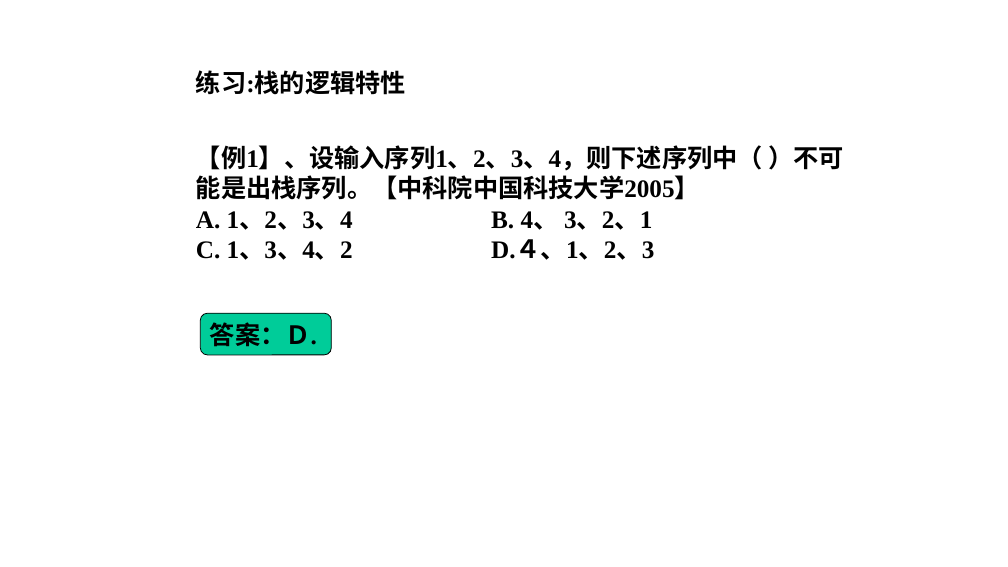
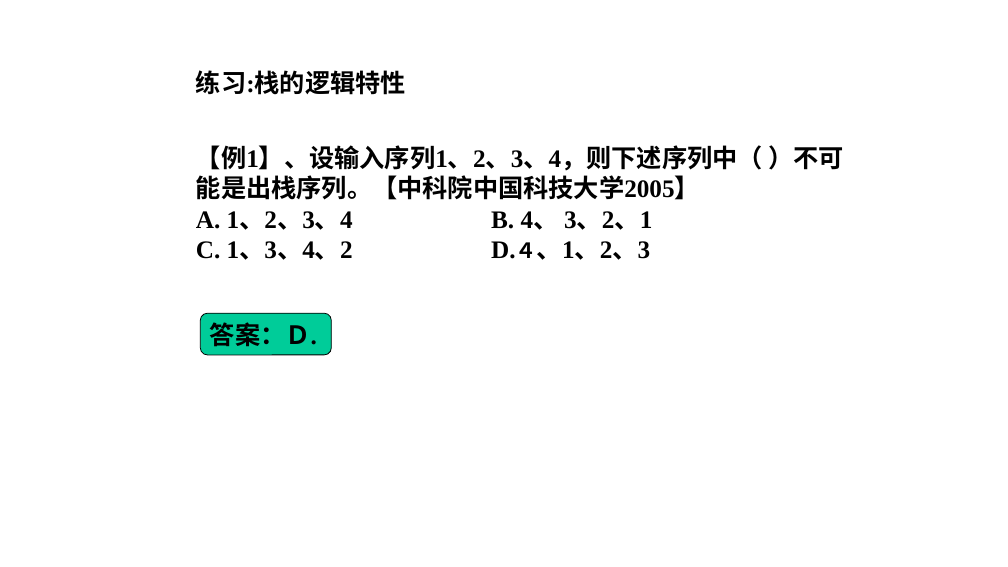
Before and after one commit to Gempittance/Data_Structur_Build, a slide deck: slide 5 of 数据结构PPT/ds3.pptx. Drawn at 1008x567 pixels with LibreOffice and Linux fonts; fonts in the diff are those of the drawing; background and template pictures are left out. Boxes give left, top, right and bottom in pixels: in the first picture for what was removed or moved away, otherwise in the second. Text is boxed around its words. In the diff, an @@ line names an element or a change of style, - is before the commit and + after.

```diff
--- a/数据结构PPT/ds3.pptx
+++ b/数据结构PPT/ds3.pptx
@@ text at (196, 241, 650, 260): size 24 to 20 pt in "D.４、1、2、3" @@
```
Also in this commit, not shown: 2 other files.
